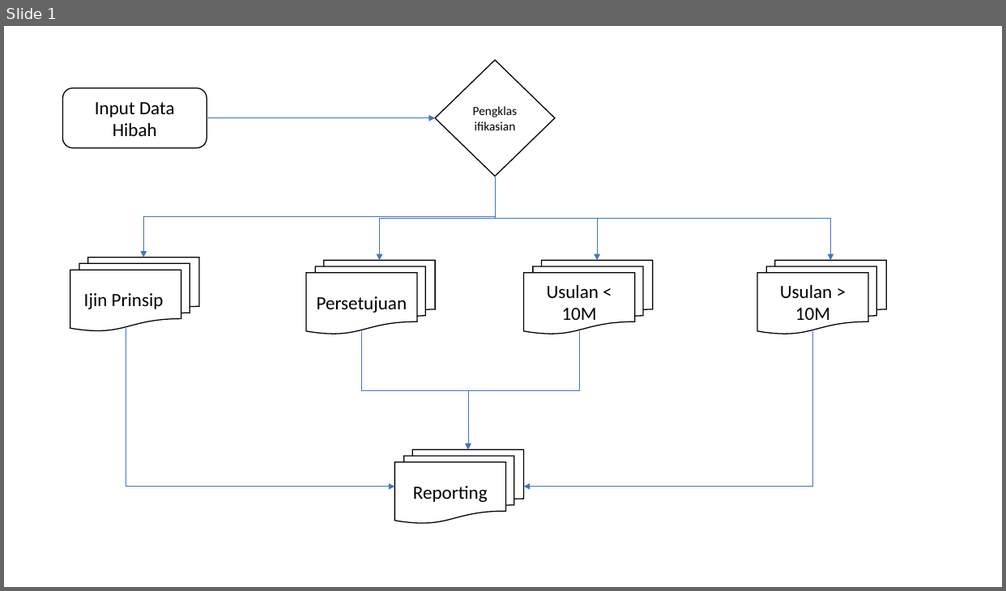
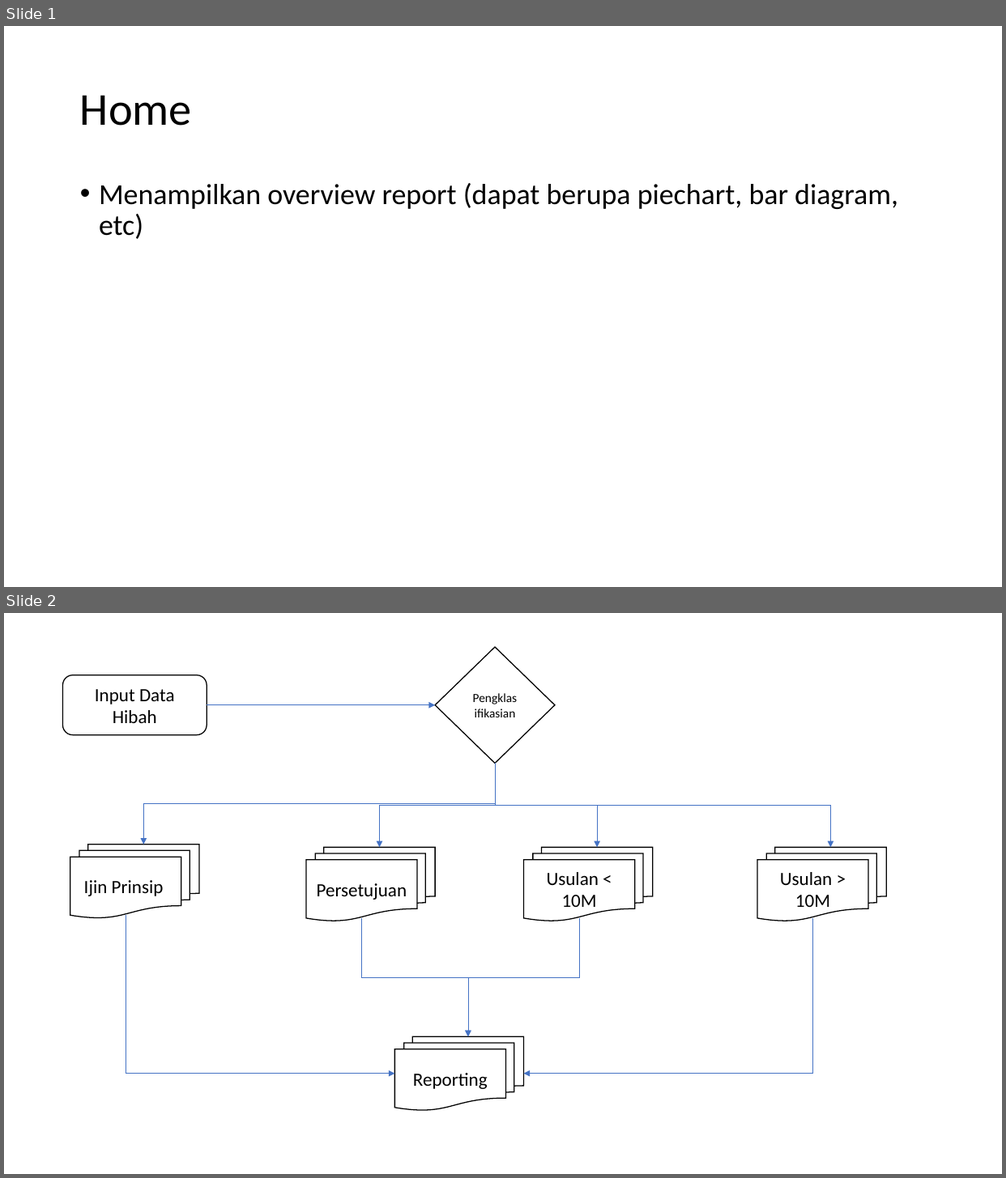
Before and after one commit to ramadhanbay/hibah_helper, a slide deck: Document/Charts & UI.pptx. Shown one above the other, each under a label of ours: slide 1 before the commit, slides 1 and 2 after it. The pictures are 1006x591 and 1006x1178 pixels, drawn with LibreOffice and Linux fonts; fonts in the diff are those of the drawing. Boxes give left, top, right and bottom in pixels: in the first picture for what was removed or moved away, otherwise in the second. Text is boxed around its words. In the diff, an @@ line names an element or a change of style, - is before the commit and + after.

Commit message:
report

```diff
--- a/Document/Charts & UI.pptx
+++ b/Document/Charts & UI.pptx
@@ slide 1 added at <box>4,26,1002,587</box>, background #FFFFFF @@
@@ title added at <box>80,95,192,126</box>, 44 pt, text #000000 @@
+Home
@@ text added at <box>99,183,898,239</box>, 28 pt, text #000000 @@
+• Menampilkan overview report (dapat berupa piechart, bar diagram, etc)
@@ what was slide 1 is now slide 2 @@
```
Also in this commit, not shown: 6 other slides added, 10 other files.
